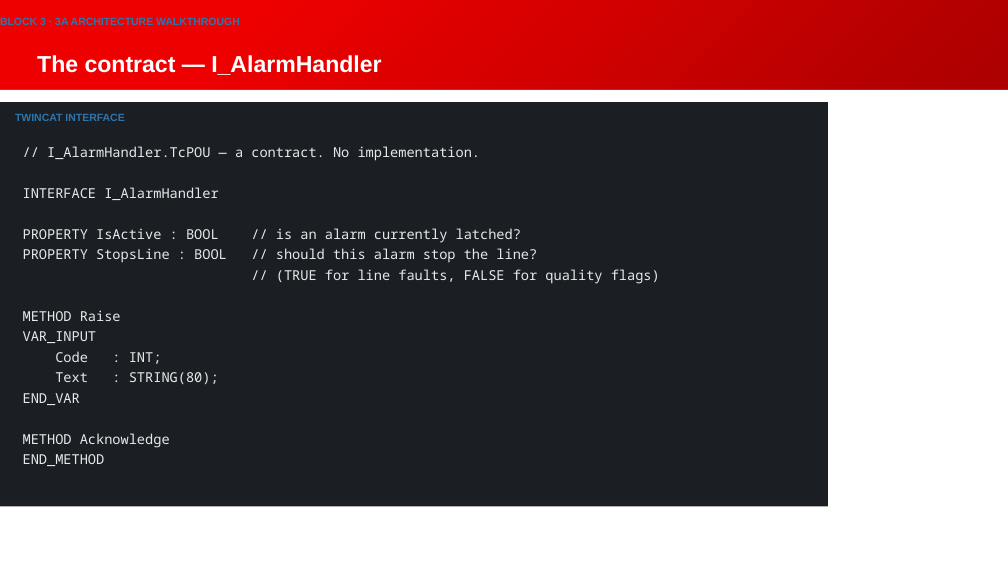
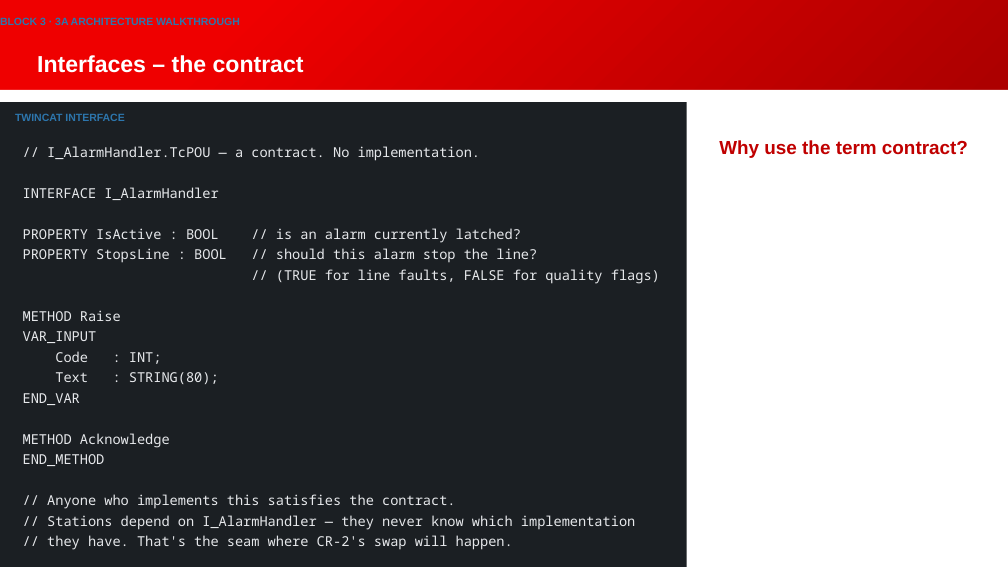
Before and after one commit to Beckhoff-USA-Community/Procedural_To_SOLID, a slide deck: slide 57 of presentation/NEM2026_workshop.pptx (slide 56 before the commit). Drawn at 1008x567 pixels with LibreOffice and Linux fonts; fonts in the diff are those of the drawing; background and template pictures are left out. Boxes give left, top, right and bottom in pixels: in the first picture for what was removed or moved away, otherwise in the second. Text is boxed around its words. In the diff, an @@ line names an element or a change of style, - is before the commit and + after.

```diff
--- a/presentation/NEM2026_workshop.pptx
+++ b/presentation/NEM2026_workshop.pptx
@@ title at (37,55,304,73): text changed @@
-The contract — I_AlarmHandler
+Interfaces – the contract
@@ rectangle: place and size @@
-rectangle at (0,102,828,507)
+rectangle at (0,102,687,567)
@@ text added at (719,140,968,158), 18 pt, text #C00000, bold @@
+Why use the term contract?
@@ text at (47,494,635,550): paragraphs added @@
+// Anyone who implements this satisfies the contract.
+// Stations depend on I_AlarmHandler — they never know which implementation
+// they have. That's the seam where CR-2's swap will happen.
```
Also in this commit, not shown: 6 other slides changed, 2 slides added.
